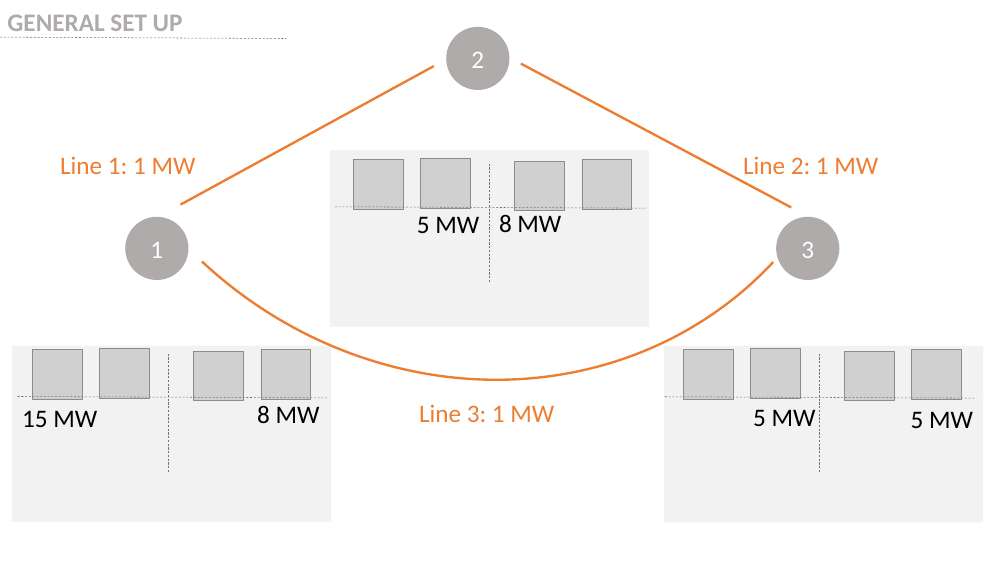
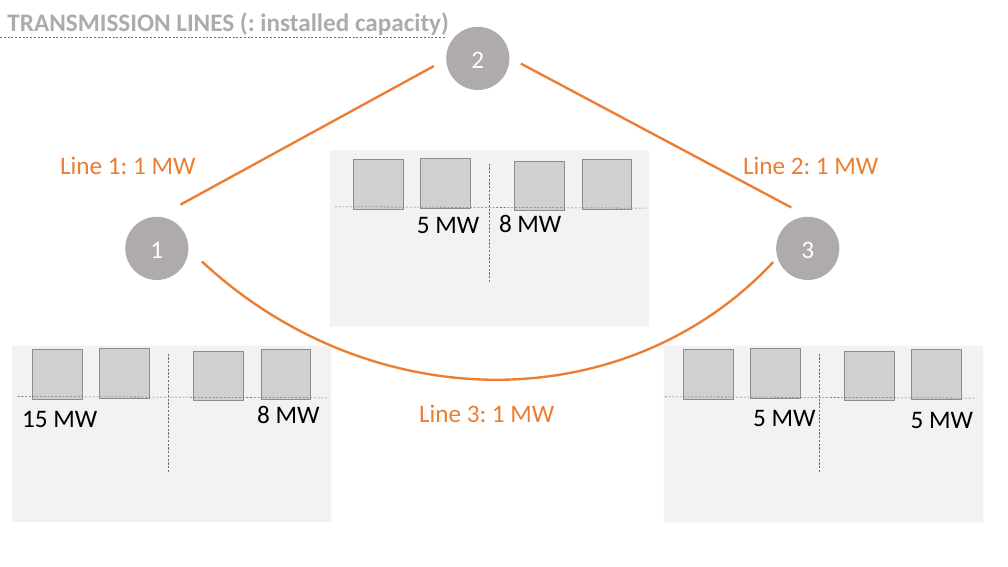
Before and after one commit to gamma-opt/TSEP_illustrative_example, a slide deck: slide 6 of 2022 data/optimisation_results/1M_gen_budget_results copy.pptx (slide 3 before the commit). Drawn at 1008x567 pixels with LibreOffice and Linux fonts; fonts in the diff are those of the drawing; grey boxes stand for pictures. Boxes give left, top, right and bottom in pixels: in the first picture for what was removed or moved away, otherwise in the second. Text is boxed around its words. In the diff, an @@ line names an element or a change of style, - is before the commit and + after.

```diff
--- a/2022 data/optimisation_results/1M_gen_budget_results copy.pptx
+++ b/2022 data/optimisation_results/1M_gen_budget_results copy.pptx
@@ text at [7, 13, 449, 38]: text changed @@
-GENERAL SET UP
+TRANSMISSION LINES (: installed capacity)
@@ line moved from (0, 37) - (286, 39) to (0, 37) - (446, 37) @@
```
Also in this commit, not shown: 2 other slides changed, 6 slides added, 3 other files.
